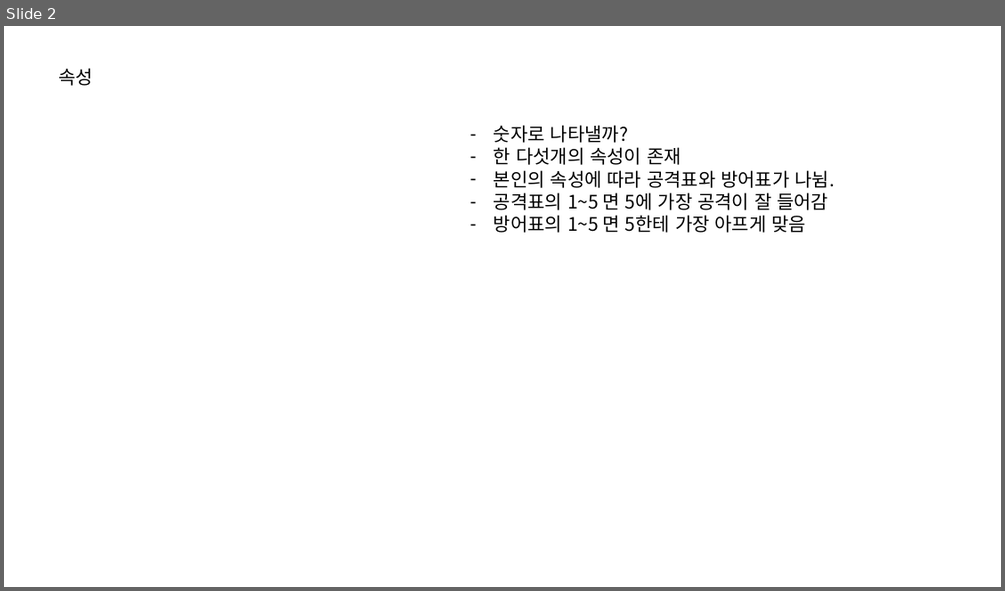
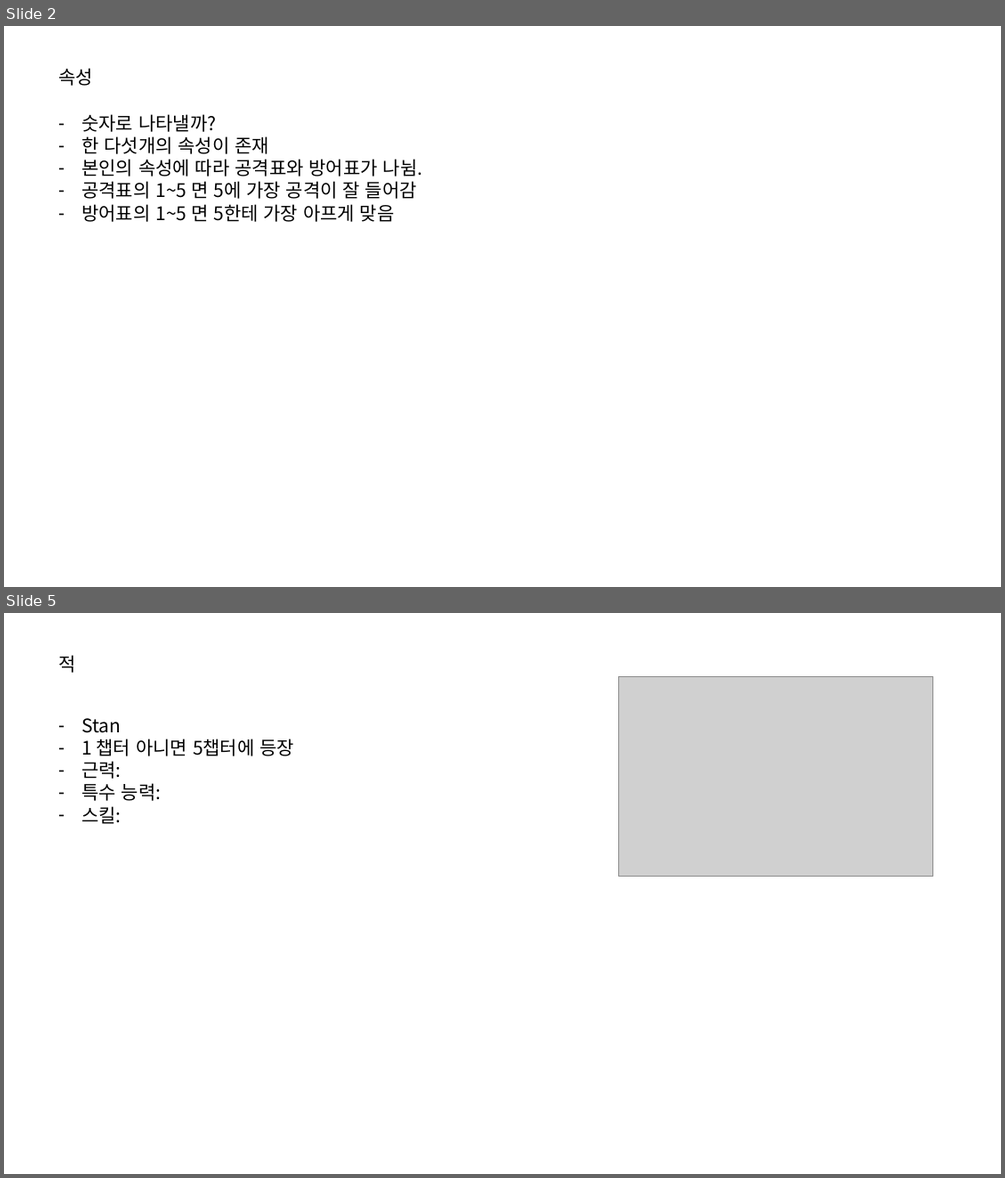
Before and after one commit to IdfKLeh/capstone, a slide deck: 전투.pptx. Shown one above the other, each under a label of ours: slide 2 before the commit, slides 2 and 5 after it; the slides between them are not shown. The pictures are 1005x591 and 1005x1178 pixels, drawn with LibreOffice and Linux fonts; fonts in the diff are those of the drawing; grey boxes stand for pictures. Boxes give left, top, right and bottom in pixels: in the first picture for what was removed or moved away, otherwise in the second. Text is boxed around its words. In the diff, an @@ line names an element or a change of style, - is before the commit and + after.

```diff
--- a/전투.pptx
+++ b/전투.pptx
@@ slide 5 added at (x1=4, y1=613, x2=1001, y2=1174), background #FFFFFF @@
@@ text added at (x1=58, y1=655, x2=75, y2=673), 18 pt, text #000000 @@
+적
@@ picture added at (x1=619, y1=676, x2=933, y2=876) @@
@@ text added at (x1=81, y1=718, x2=294, y2=824), 18 pt, text #000000 @@
+– Stan
+– 1 챕터 아니면 5챕터에 등장
+– 근력:
+– 특수 능력:
+– 스킬:
@@ slide 2 changed as well @@
@@ text "숫자로 나타낼까?" moved from (x1=494, y1=125, x2=834, y2=232) to (x1=81, y1=114, x2=423, y2=222) @@
```
Also in this commit, not shown: 1 other slide changed, 2 other slides added, 3 other files.
